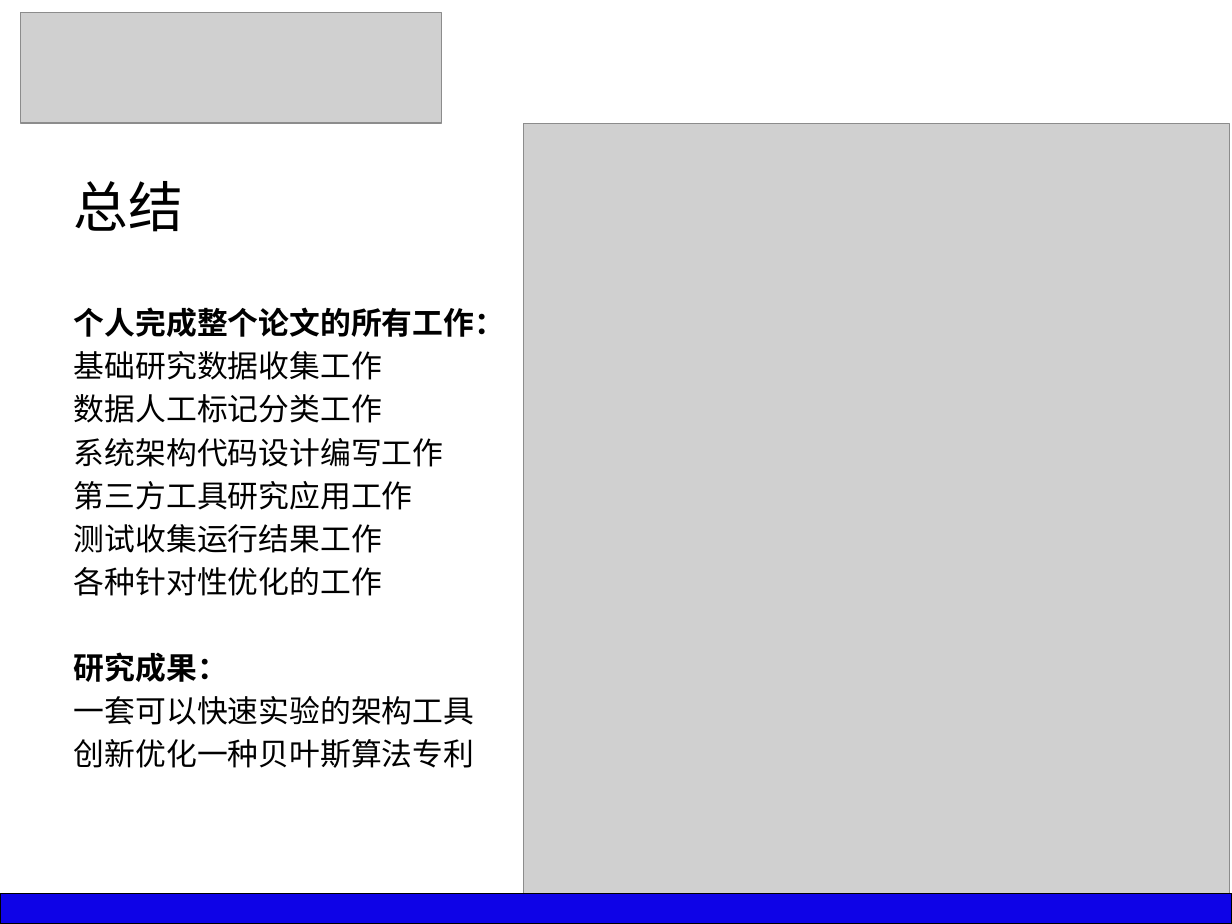
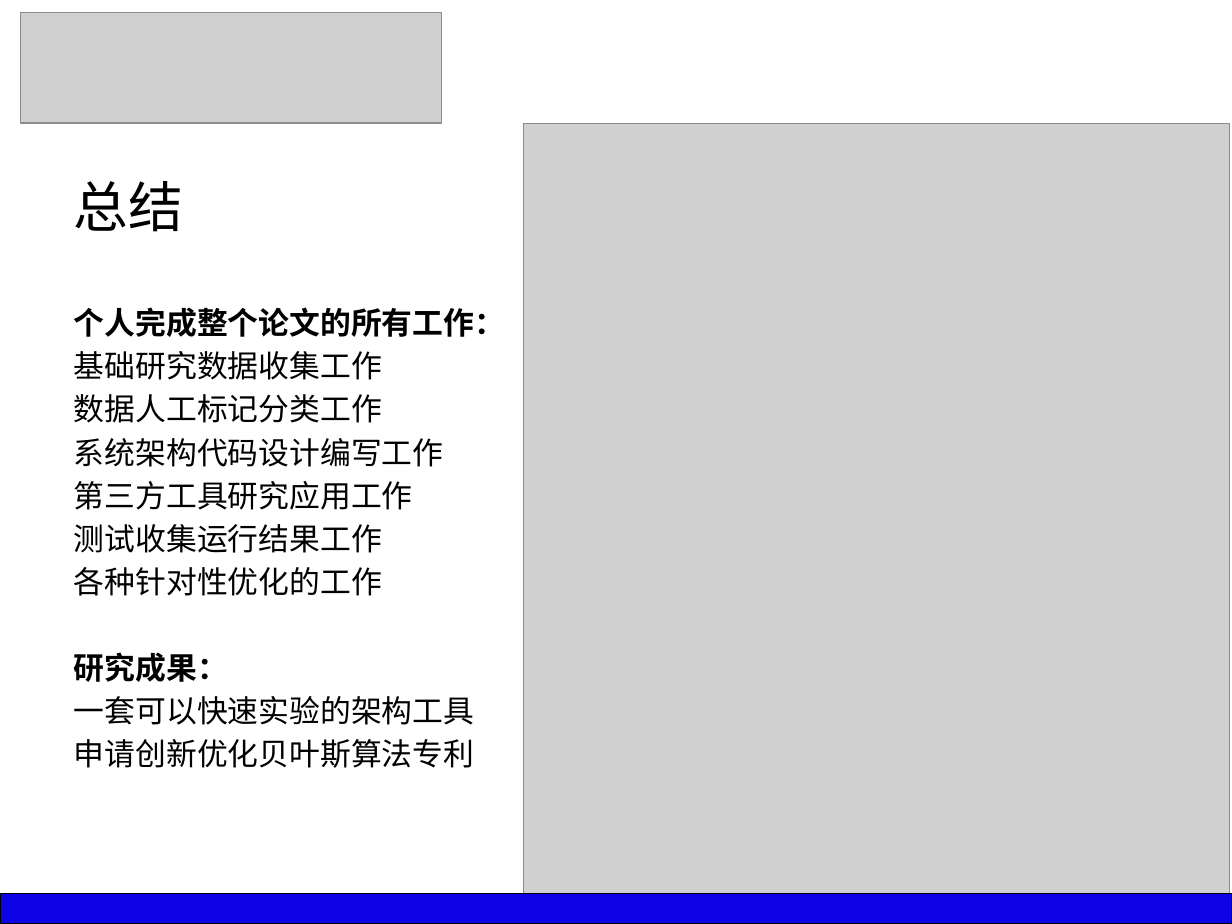
Before and after one commit to silver6wings/WeiboFilter, a slide deck: slide 17 of _Paper/GS11211B8 于俊超 毕业答辩PPT.pptx. Drawn at 1232x924 pixels with LibreOffice and Linux fonts; fonts in the diff are those of the drawing; grey boxes stand for pictures. Boxes give left, top, right and bottom in pixels: in the first picture for what was removed or moved away, otherwise in the second. Text is boxed around its words. In the diff, an @@ line names an element or a change of style, - is before the commit and + after.

```diff
--- a/_Paper/GS11211B8 于俊超 毕业答辩PPT.pptx
+++ b/_Paper/GS11211B8 于俊超 毕业答辩PPT.pptx
@@ text at box(74, 739, 474, 768): text changed; font Calibri to Noto Sans CJK SC @@
-创新优化一种贝叶斯算法专利
+申请创新优化贝叶斯算法专利
```
Also in this commit, not shown: 13 other slides changed, 2 other files.
